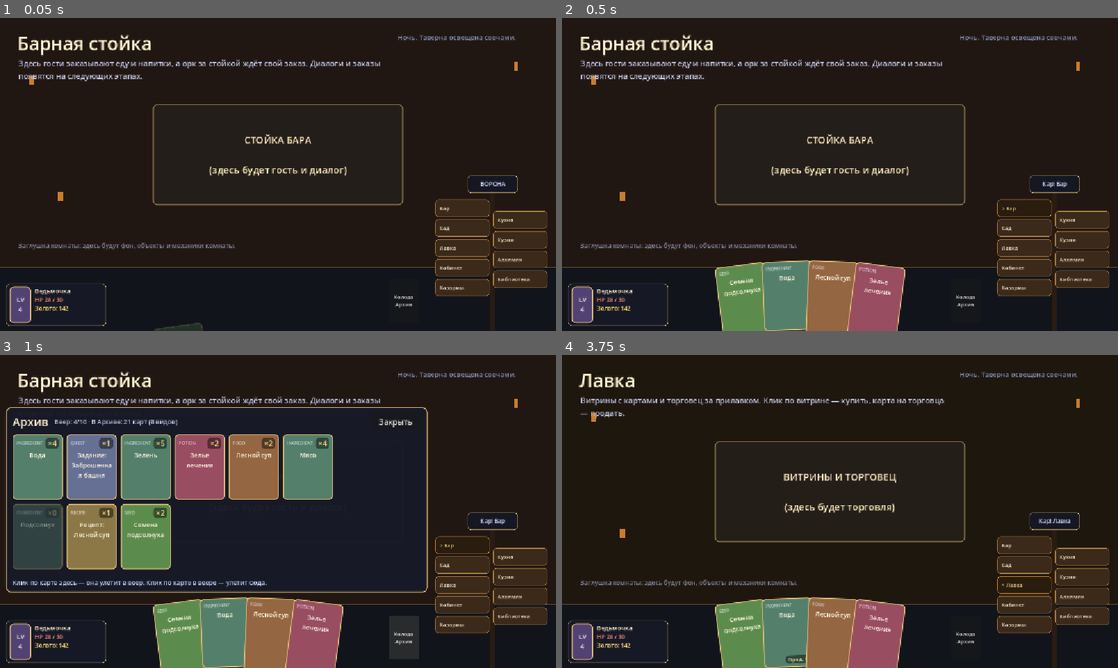
Above: before the commit, frames 1-4 (two rows, left to right).
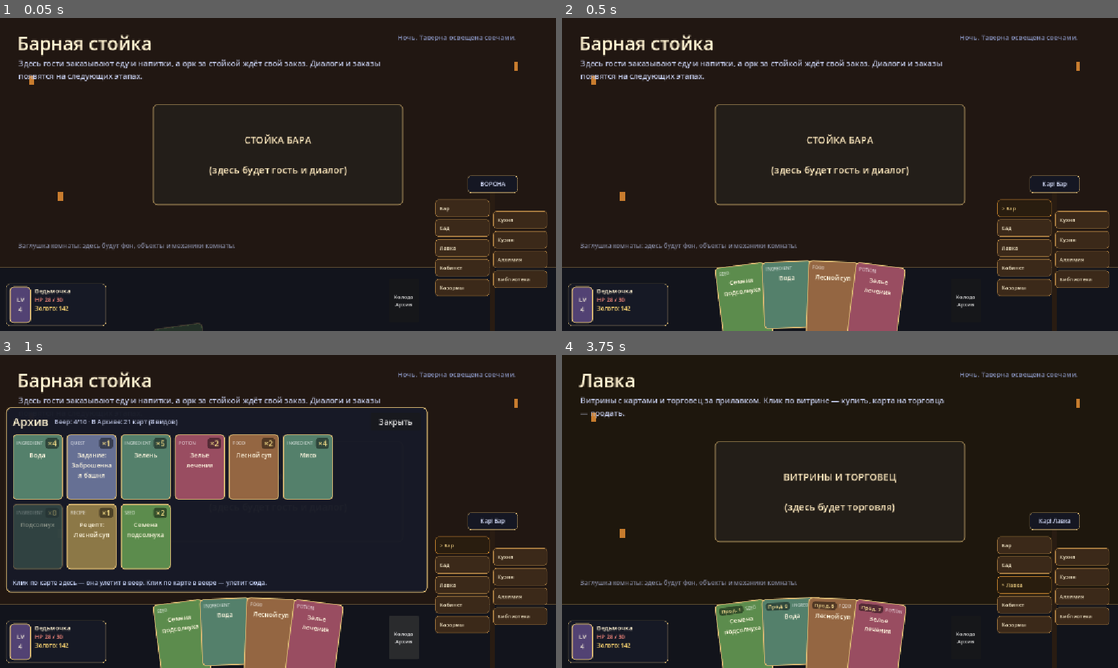
Above: after the commit, the same moments.

Repository: rust1722/eccg
Game: Godot game, scene res://scenes/main.tscn
Two runs of this game, one before a commit and one after it. Both use one fixed random seed, a clock stepped at 60 frames per second and the inputs below.
Inputs:
- Up to frame 1 (0.05 s): no input
- Up to frame 2 (0.5 s): no input
- Up to frame 3 (1 s): click "Колода Архив" at 0.5 s
- Up to frame 4 (3.75 s): click "Закрыть" at 1.25 s; click "Сад" at 2 s; click "Бар" at 2.75 s; click "Лавка" at 3.5 s

Frame 1 is identical in both runs. In frame 2, less than 0.1% of the frame differs, in the area x 36-44%, y 98-100%; in frame 3, less than 0.1%; in frame 4, 1.1%, in the area x 28-62%, y 77-100%.

Commit message:
Move fan price tag to the top-left corner of the card
In the fan, cards overlap to the right and sit on the bottom
bar, so a bottom-right price tag was hidden under the next
card for all but the last one. The tag now lives in the top
row at the left (before the type label), the area that stays
visible in the fan. Archive count xN keeps the top-right
corner; price modes and shop-only rules are unchanged.

Co-authored-by: arena-agent <297053741+arena-agent@users.noreply.github.com>

Diff:
--- a/scripts/ui/CardView.gd
+++ b/scripts/ui/CardView.gd
@@ -169,11 +169,28 @@
 	vbox.add_theme_constant_override("separation", 4)
 	add_child(vbox)
 
-	# Верхняя строка: тип слева, количество ×N — в правом углу.
+	# Верхняя строка: ценник (если разрешён) в ЛЕВОМ верхнем углу,
+	# дальше тип, количество ×N — в правом углу. Левый верхний угол
+	# выбран потому, что в веере правый и нижний края карт закрыты
+	# соседними картами, а левый верхний всегда на виду.
 	var top_row := HBoxContainer.new()
 	top_row.mouse_filter = Control.MOUSE_FILTER_IGNORE
 	top_row.add_theme_constant_override("separation", 4)
 	vbox.add_child(top_row)
+
+	_price_label = Label.new()
+	_price_label.mouse_filter = Control.MOUSE_FILTER_IGNORE
+	_price_label.horizontal_alignment = HORIZONTAL_ALIGNMENT_LEFT
+	_price_label.add_theme_font_size_override("font_size", 11)
+	_price_label.add_theme_color_override("font_color", Color(1, 0.9, 0.6))
+	var price_style := StyleBoxFlat.new()
+	price_style.bg_color = Color(0, 0, 0, 0.45)
+	price_style.set_corner_radius_all(6)
+	price_style.content_margin_left = 5
+	price_style.content_margin_right = 5
+	_price_label.add_theme_stylebox_override("normal", price_style)
+	top_row.add_child(_price_label)
+	_apply_price_display()
 
 	var type_label := Label.new()
 	type_label.mouse_filter = Control.MOUSE_FILTER_IGNORE
@@ -212,27 +229,3 @@
 	spacer.mouse_filter = Control.MOUSE_FILTER_IGNORE
 	spacer.size_flags_vertical = Control.SIZE_EXPAND_FILL
 	vbox.add_child(spacer)
-
-	# Нижняя строка: ценник в правом нижнем углу (если владелец разрешил).
-	var bottom_row := HBoxContainer.new()
-	bottom_row.mouse_filter = Control.MOUSE_FILTER_IGNORE
-	vbox.add_child(bottom_row)
-
-	var bottom_spacer := Control.new()
-	bottom_spacer.mouse_filter = Control.MOUSE_FILTER_IGNORE
-	bottom_spacer.size_flags_horizontal = Control.SIZE_EXPAND_FILL
-	bottom_row.add_child(bottom_spacer)
-
-	_price_label = Label.new()
-	_price_label.mouse_filter = Control.MOUSE_FILTER_IGNORE
-	_price_label.horizontal_alignment = HORIZONTAL_ALIGNMENT_RIGHT
-	_price_label.add_theme_font_size_override("font_size", 11)
-	_price_label.add_theme_color_override("font_color", Color(1, 0.9, 0.6))
-	var price_style := StyleBoxFlat.new()
-	price_style.bg_color = Color(0, 0, 0, 0.45)
-	price_style.set_corner_radius_all(6)
-	price_style.content_margin_left = 5
-	price_style.content_margin_right = 5
-	_price_label.add_theme_stylebox_override("normal", price_style)
-	bottom_row.add_child(_price_label)
-	_apply_price_display()
Not shown, changed: docs/DESIGN.md
Not shown, changed: docs/STAGE_5.md
